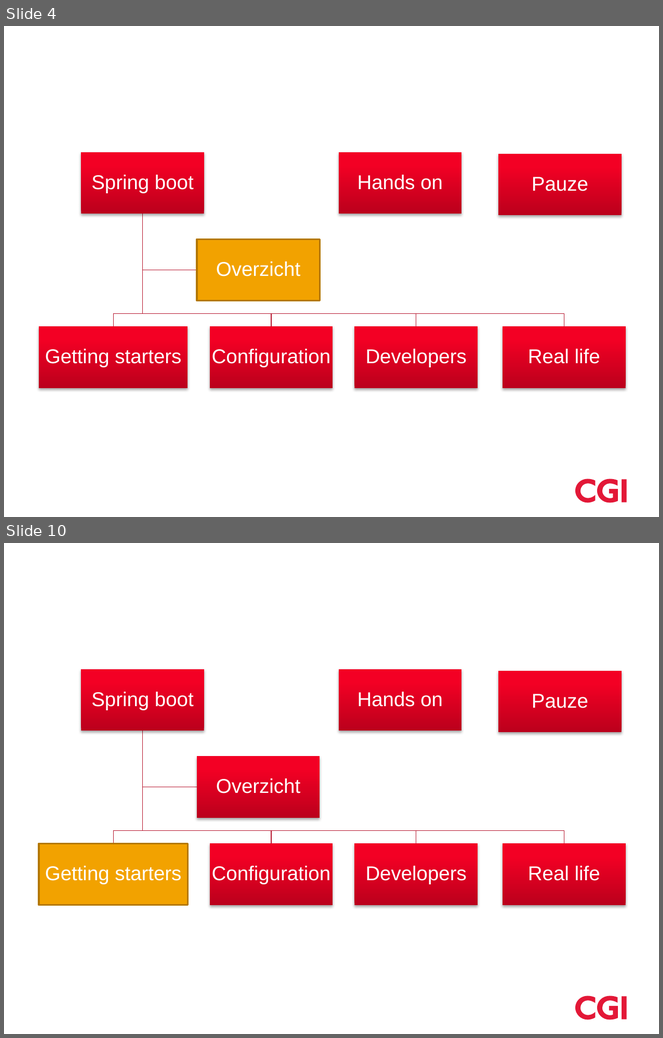
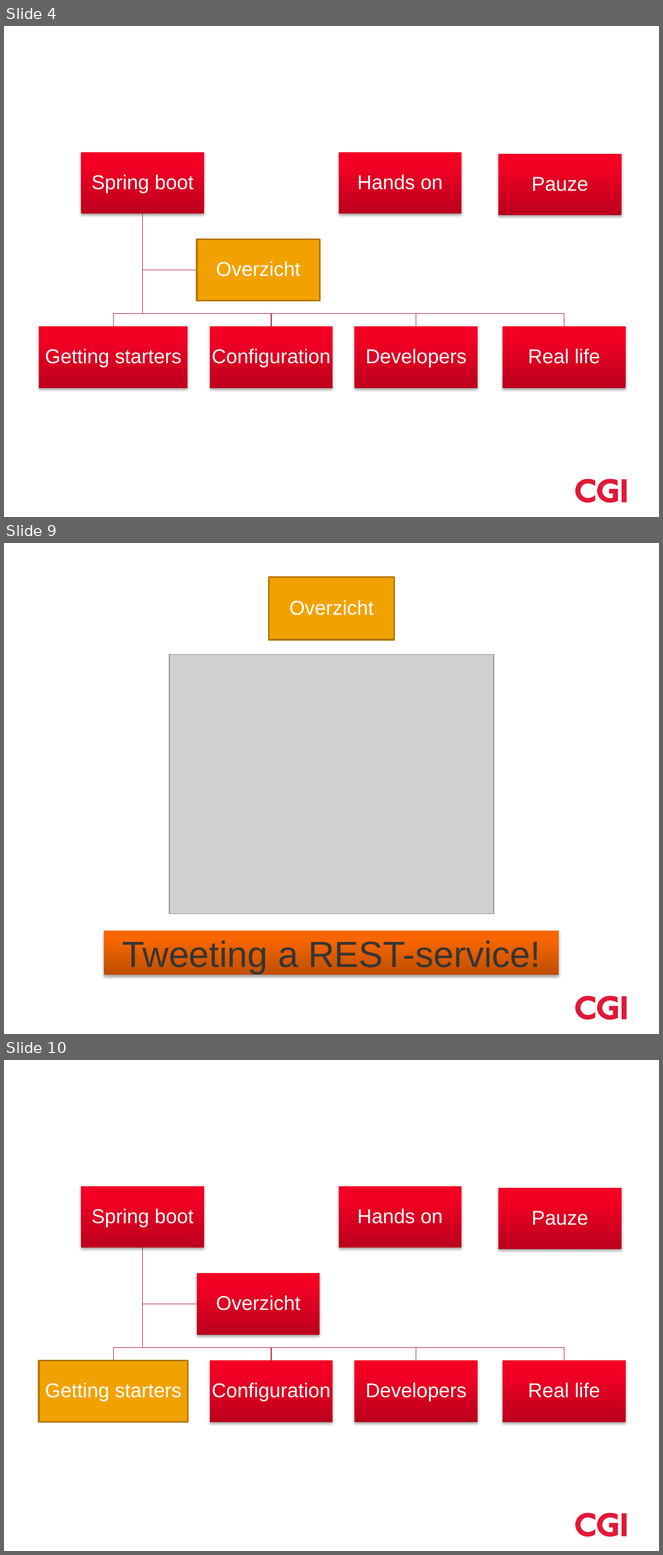
Before and after one commit to hawkeye-bot/boot, a slide deck: Springboot.pptx. Shown one above the other, each under a label of ours: slides 4 and 10 before the commit, slides 4, 9 and 10 after it; the slides between them are not shown. The pictures are 663x1038 and 663x1555 pixels, drawn with LibreOffice and Linux fonts; fonts in the diff are those of the drawing; grey boxes stand for pictures; background and template pictures are left out. Boxes give left, top, right and bottom in pixels: in the first picture for what was removed or moved away, otherwise in the second. Text is boxed around its words. In the diff, an @@ line names an element or a change of style, - is before the commit and + after.

Commit message:
Tweet & ppt
Added tweet-application, moved demo-projects to livedemo folder, and
updated the powerpoint to give a better overview

```diff
--- a/Springboot.pptx
+++ b/Springboot.pptx
@@ slide 9 added at (x1=4, y1=543, x2=659, y2=1034), background #FFFFFF; not listed: 3 template elements that a slide beside it also shows @@
@@ rectangle added at (x1=269, y1=577, x2=394, y2=640), fill #F2A200, outline #B37800 2 pt @@
@@ text added at (x1=289, y1=600, x2=374, y2=615), 22 pt, text #FFFFFF @@
+Overzicht
@@ picture added at (x1=169, y1=654, x2=493, y2=914) @@
@@ rectangle added at (x1=104, y1=931, x2=559, y2=975), fill gradient #BE4F00 to #F76700 to #F86700, 40 pt, text #363534 @@
+Tweeting a REST-service!
```
Also in this commit, not shown: 2 slides changed, 4 other slides added, 1 slide removed, 9 other files.
